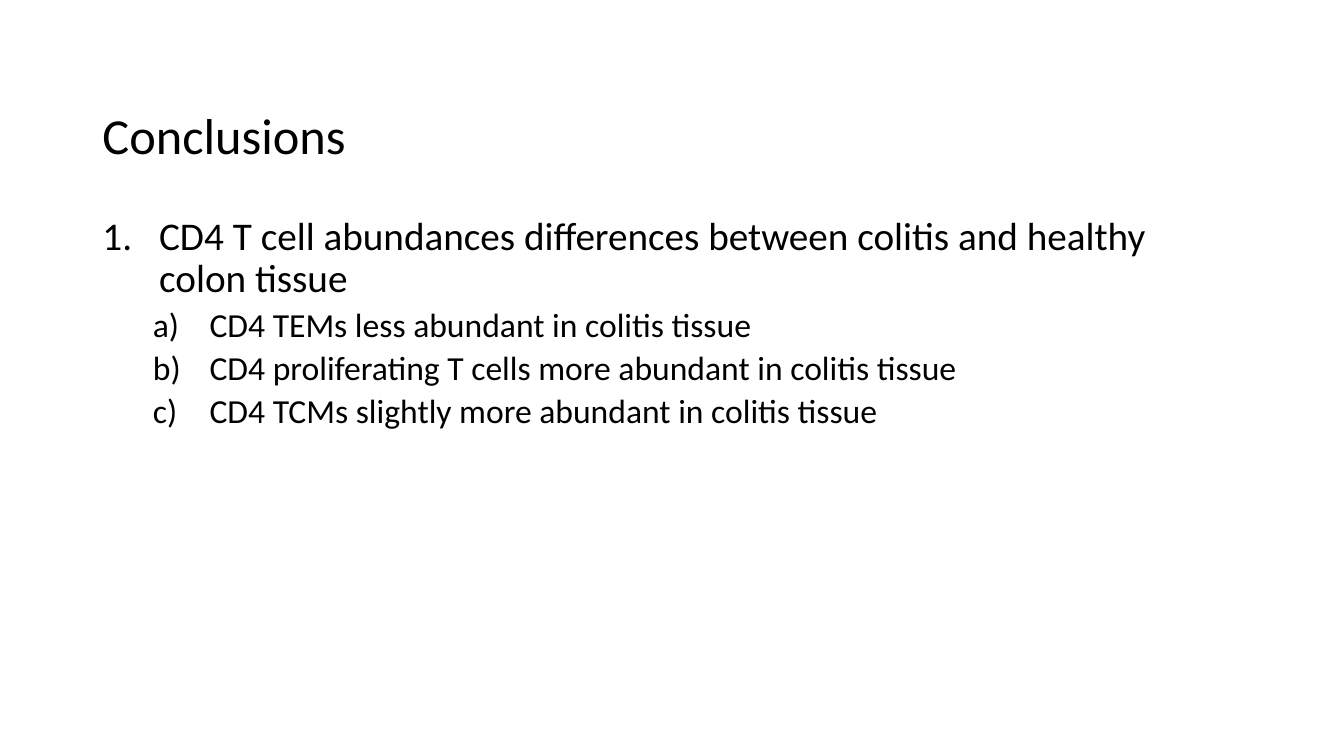
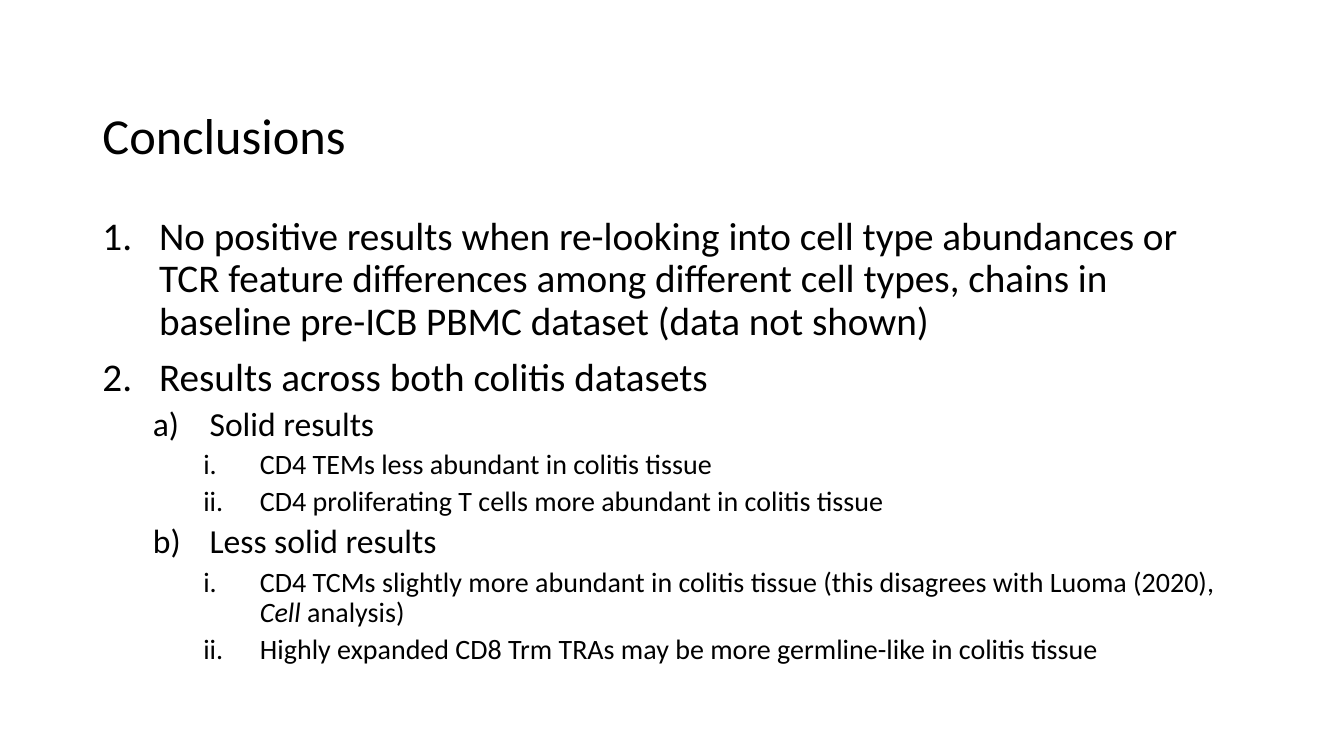
Before and after one commit to tybottorff/bottorffdocs, a slide deck: slide 8 of presentations/weekly_meetings/2_29_24.pptx (slide 7 before the commit). Drawn at 1344x756 pixels with LibreOffice and Linux fonts; fonts in the diff are those of the drawing. Boxes give left, top, right and bottom in pixels: in the first picture for what was removed or moved away, otherwise in the second. Text is boxed around its words. In the diff, an @@ line names an element or a change of style, - is before the commit and + after.

Commit message:
Update presentations

```diff
--- a/presentations/weekly_meetings/2_29_24.pptx
+++ b/presentations/weekly_meetings/2_29_24.pptx
@@ text at (159,222,1177,437): text changed @@
-1. CD4 T cell abundances differences between colitis and healthy colon tissue
+1. No positive results when re-looking into cell type abundances or TCR feature differences among different cell types, chains in baseline pre-ICB PBMC dataset (data not shown)
+2. Results across both colitis datasets
+  a) Solid results
@@ text at (260,454,883,516): size 24 to 20 pt in "CD4 TEMs less abundant in colitis tissue", "CD4 proliferating T cells more abundant in ..."; bullet a) to i.; list level 2 to 3 in "CD4 TEMs less abundant in ..."; list level 2 to 3 in "CD4 proliferating T cells more ..." @@
@@ text at (210,529,1214,664): text changed; size 24 to 20 pt @@
-  c) CD4 TCMs slightly more abundant in colitis tissue
+  b) Less solid results
+    i. CD4 TCMs slightly more abundant in colitis tissue (this disagrees with Luoma (2020), Cell analysis)
+    ii. Highly expanded CD8 Trm TRAs may be more germline-like in colitis tissue
```
Also in this commit, not shown: 6 other slides changed, 2 slides added, 1 slide removed.
